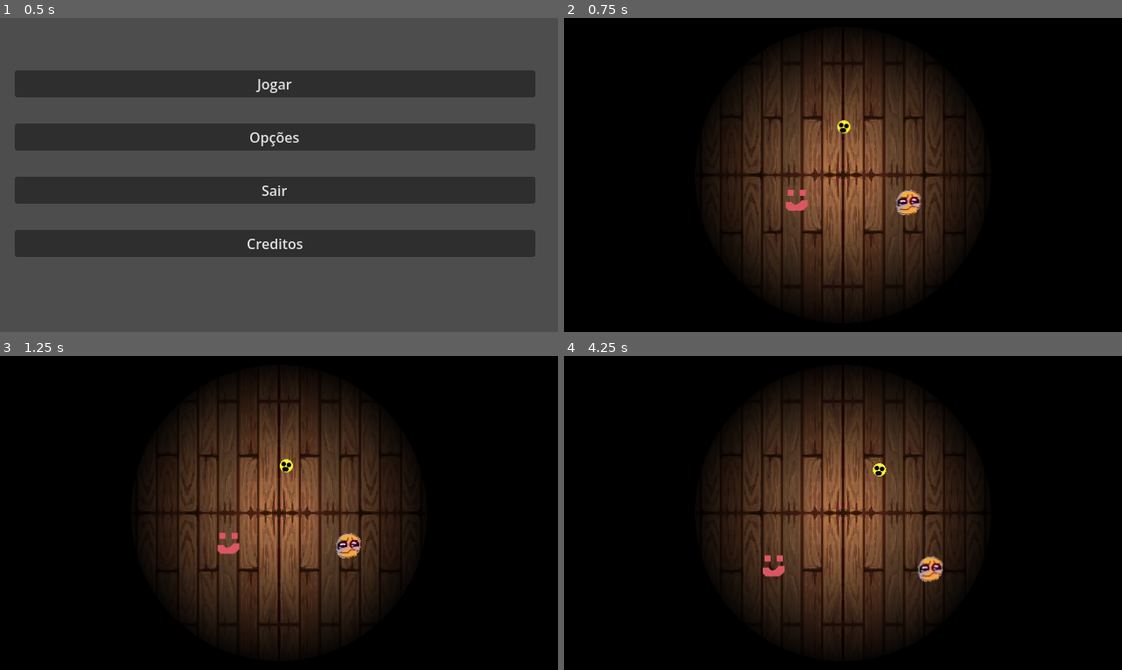
Above: before the commit, frames 1-4 (two rows, left to right).
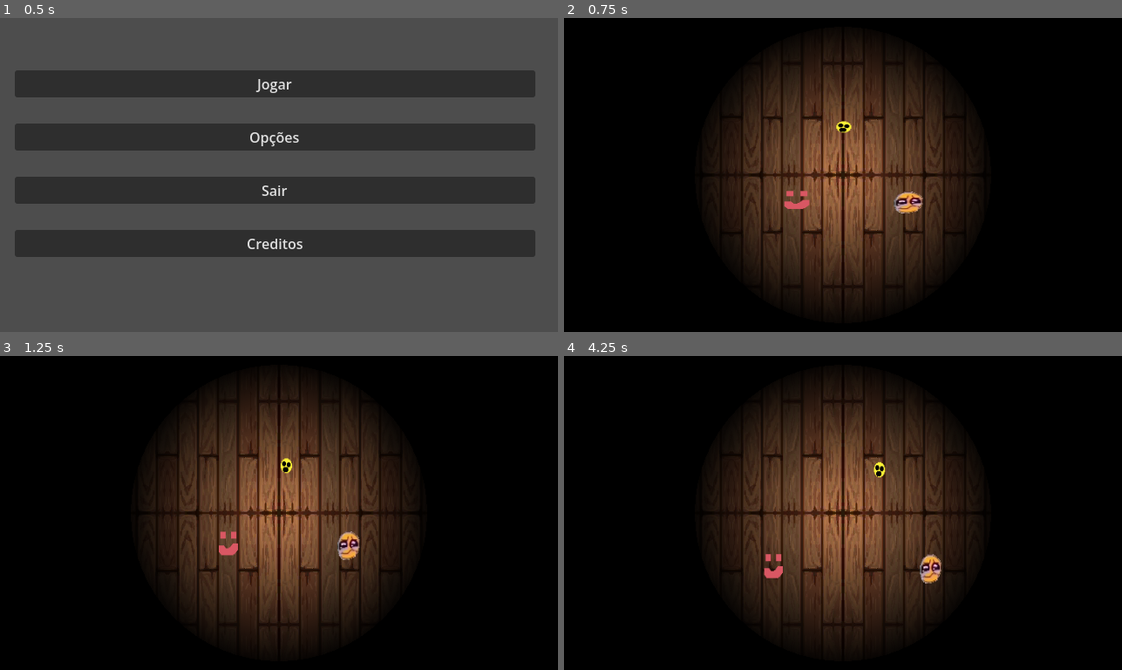
Above: after the commit, the same moments.

Repository: Rorenk/Gladia-Mandin
Game: Godot game, scene res://scenes/main_menu.tscn
The game is run twice, just before and just after one commit, with the same random seed, the same clock (stepped at 60 frames per second) and the same inputs.
Inputs (mouse positions are in pixels of both pictures, inside the frame that each line leads up to):
- Up to frame 1 (0.5 s): no input
- Up to frame 2 (0.75 s): click "Jogar" at 0.5 s
- Up to frame 3 (1.25 s): no input
- Up to frame 4 (4.25 s): move the mouse to (915, 547) at 1.27 s; move the mouse to (787, 547) at 2.02 s; move the mouse to (870, 469) at 2.77 s; move the mouse to (815, 575) at 3.52 s

Frame 1 is identical in both runs. In frame 2, 0.3% of the frame differs, in the area x 39-65%, y 32-63%; in frame 3, 0.3%; in frame 4, 0.4%, in the area x 35-68%, y 33-73%.

Commit message:
eles se mexem, coisa linda

Diff:
--- a/scripts/creature/creature_selection_template.gd
+++ b/scripts/creature/creature_selection_template.gd
@@ -3,10 +3,14 @@
 
 var velocidade := 15.0
 var direcao := Vector2.ZERO
-var torcar_direcao_timer := 0.0
+var trocar_direcao_timer := 0.0
 var pode_andar := true
 var centro_circulo := Vector2(320, 180)
 var raio_circulo := 150.0
+var escala_base := 1.0
+var tempo_animacao := 0.0
+var intensidade_squash := 0.15
+var velocidade_squash := 8.0
 
 func _ready() -> void:
 	_sortear_nova_direcao()
@@ -22,24 +26,31 @@
 
 func _process(delta: float) -> void:
 	if not pode_andar:
+		scale = Vector2.ONE * escala_base
 		return
 
-	position+= direcao * velocidade * delta
+	position += direcao * velocidade * delta
 
 	if direcao.x < 0:
 		flip_h = true
 	elif direcao.x > 0:
 		flip_h = false
 
+	tempo_animacao += delta * velocidade_squash
+	var onda = sin(tempo_animacao)
+	scale.x = escala_base * (1.0 + onda * intensidade_squash)
+	scale.y = escala_base * (1.0 - onda * intensidade_squash)
+
+
 	var distancia = position.distance_to(centro_circulo)
 	if distancia > raio_circulo:
 		direcao = (centro_circulo - position).normalized()
 
-	torcar_direcao_timer -= delta
-	if torcar_direcao_timer <= 0:
+	trocar_direcao_timer -= delta
+	if trocar_direcao_timer <= 0:
 		_sortear_nova_direcao()
 
 func _sortear_nova_direcao() -> void:
 	var angulo := randf_range(0, TAU)
 	direcao = Vector2(cos(angulo), sin(angulo))
-	torcar_direcao_timer = randf_range(2, 5)
+	trocar_direcao_timer = randf_range(2, 5)
